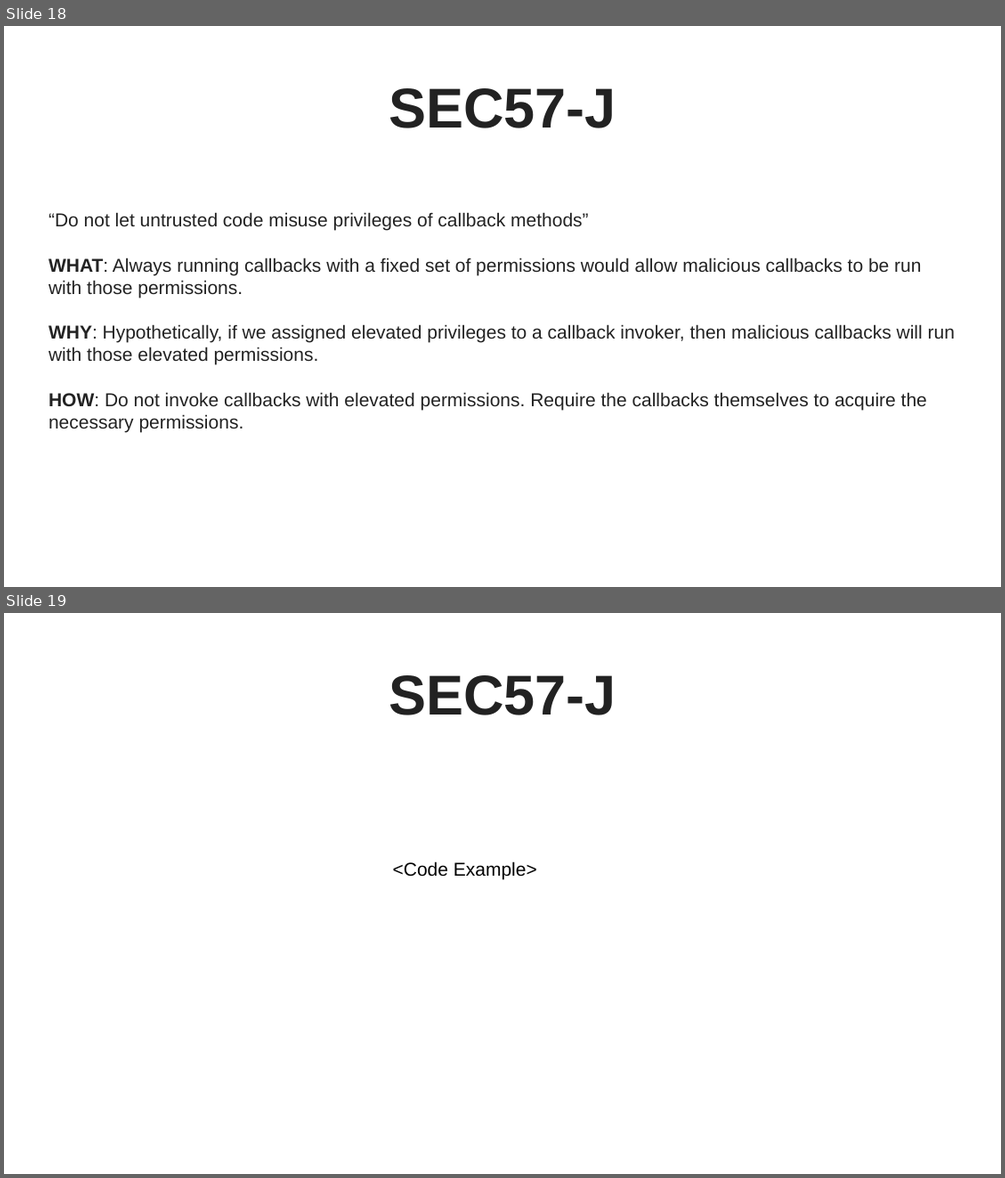
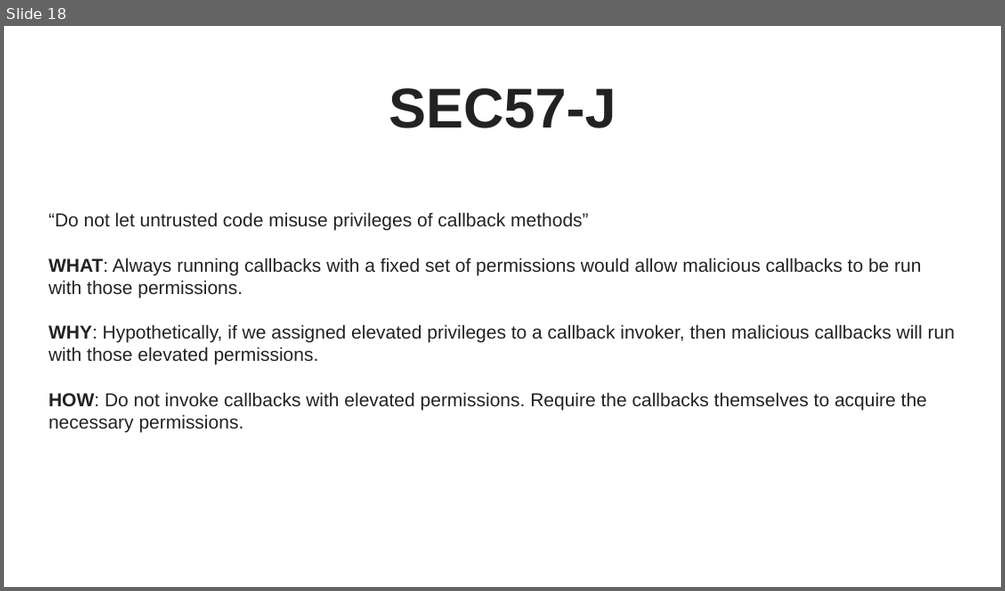
Before and after one commit to stevester94/CSC201_Project, a slide deck: Project2.pptx. Shown one above the other, each under a label of ours: slides 18 and 19 before the commit, slide 18 after it. The pictures are 1005x1178 and 1005x591 pixels, drawn with LibreOffice and Linux fonts; fonts in the diff are those of the drawing. Boxes give left, top, right and bottom in pixels: in the first picture for what was removed or moved away, otherwise in the second. Text is boxed around its words. In the diff, an @@ line names an element or a change of style, - is before the commit and + after.

Commit message:
Add chart and code examples for SEC

```diff
--- a/Project2.pptx
+++ b/Project2.pptx
@@ slide 19 removed at (4,613,1001,1174), background #FFFFFF @@
@@ text removed at (388,675,615,715) @@
-SEC57-J
@@ text removed at (393,861,537,880) @@
-<Code Example>
```
Also in this commit, not shown: 4 slides changed, 3 slides added, 2 other slides removed.
